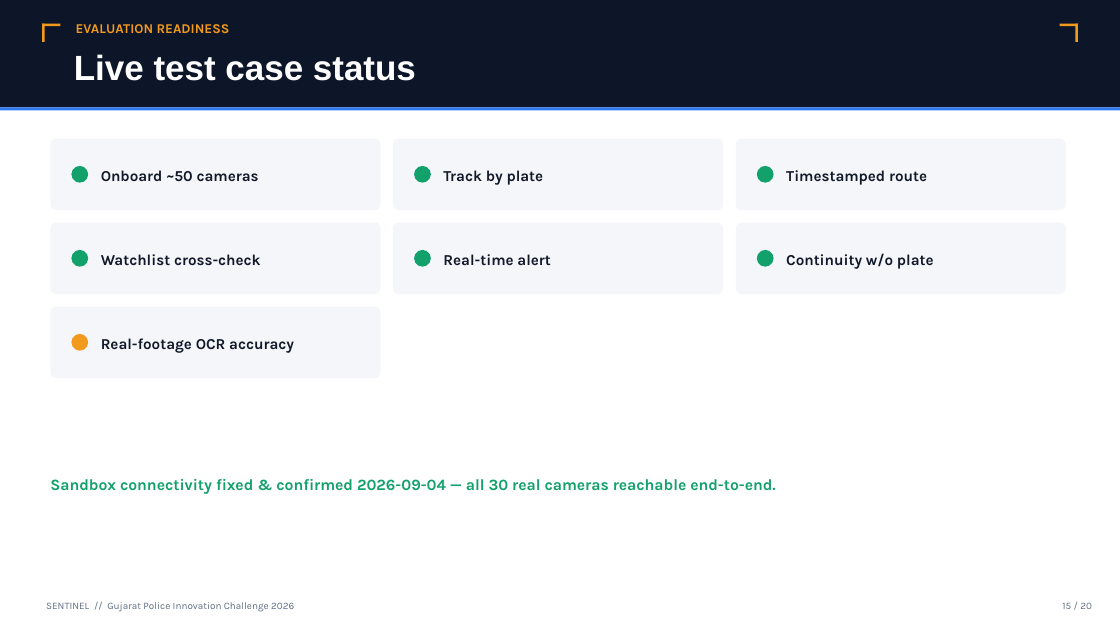
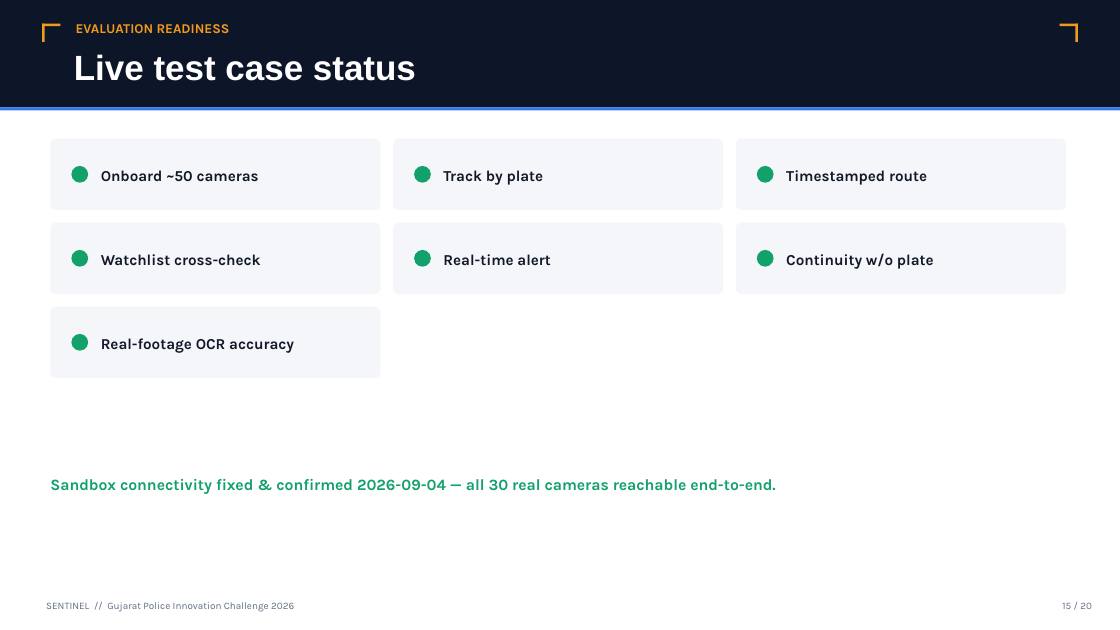
Before and after one commit to lekkalaharsha/sentinel-gujarat-police, a slide deck: slide 16 of Sentinel_Solution_Presentation.pptx. Drawn at 1120x630 pixels with LibreOffice and Linux fonts; fonts in the diff are those of the drawing. Boxes give left, top, right and bottom in pixels: in the first picture for what was removed or moved away, otherwise in the second. Text is boxed around its words. In the diff, an @@ line names an element or a change of style, - is before the commit and + after.

```diff
--- a/Sentinel_Solution_Presentation.pptx
+++ b/Sentinel_Solution_Presentation.pptx
@@ ellipse at (71,334,88,351): fill #F29A1E to #12A16B @@
```
Also in this commit, not shown: 2 other slides changed, 23 other files.
